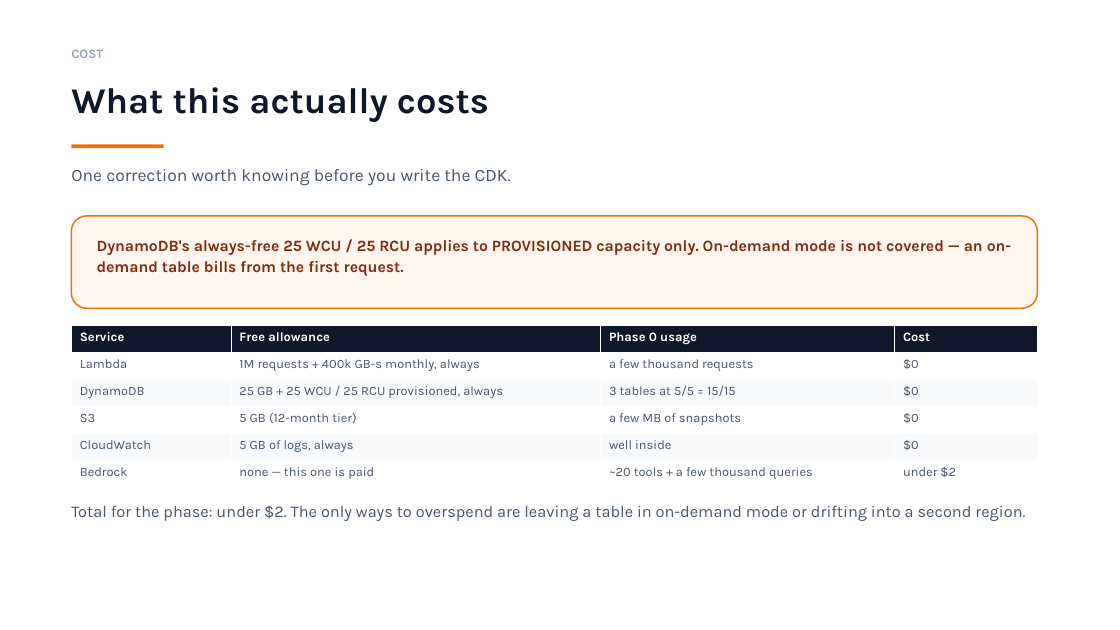
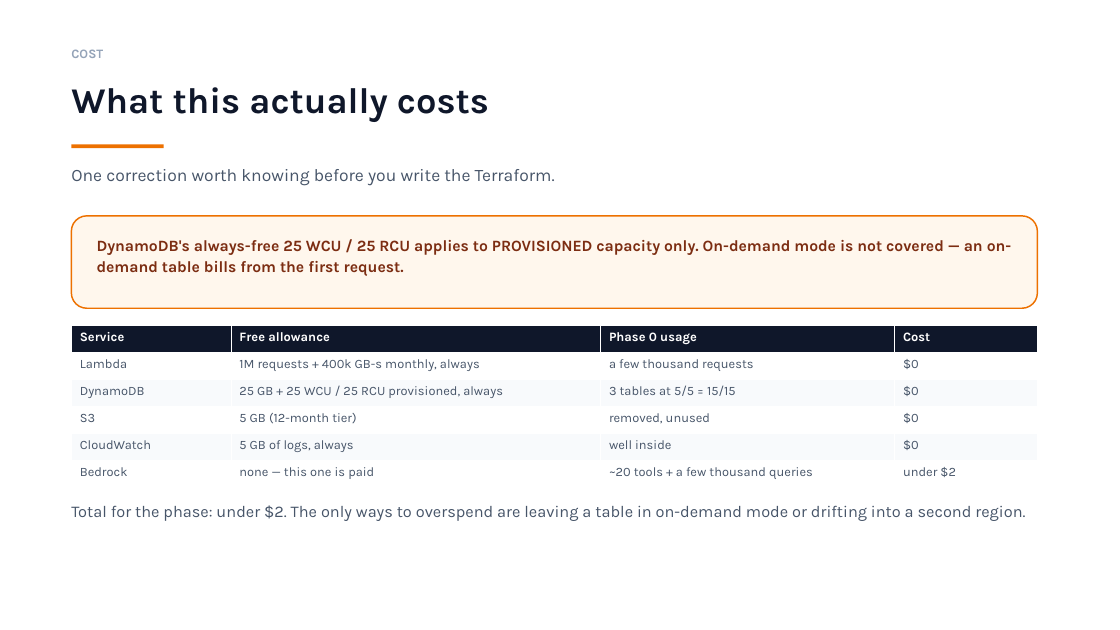
Before and after one commit to Endlessandothers/Endlessproject, a slide deck: slide 25 of docs/plans/endless-phase-0-v3.pptx. Drawn at 1120x630 pixels with LibreOffice and Linux fonts; fonts in the diff are those of the drawing. Boxes give left, top, right and bottom in pixels: in the first picture for what was removed or moved away, otherwise in the second. Text is boxed around its words. In the diff, an @@ line names an element or a change of style, - is before the commit and + after.

```diff
--- a/docs/plans/endless-phase-0-v3.pptx
+++ b/docs/plans/endless-phase-0-v3.pptx
@@ text at bbox=[71, 169, 555, 186]: text changed @@
-One correction worth knowing before you write the CDK.
+One correction worth knowing before you write the Terraform.
@@ table at bbox=[71, 325, 1038, 488] @@
-row 4, column 3: a few MB of snapshots
+row 4, column 3: removed, unused
```
Also in this commit, not shown: 9 other slides changed, 6 slides added.
